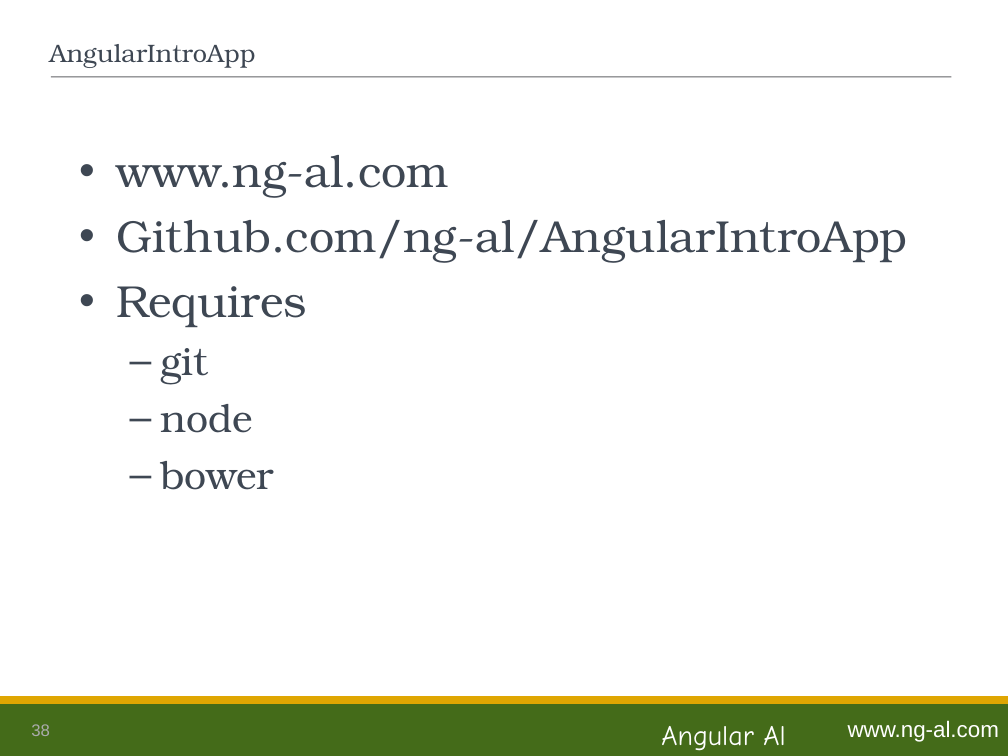
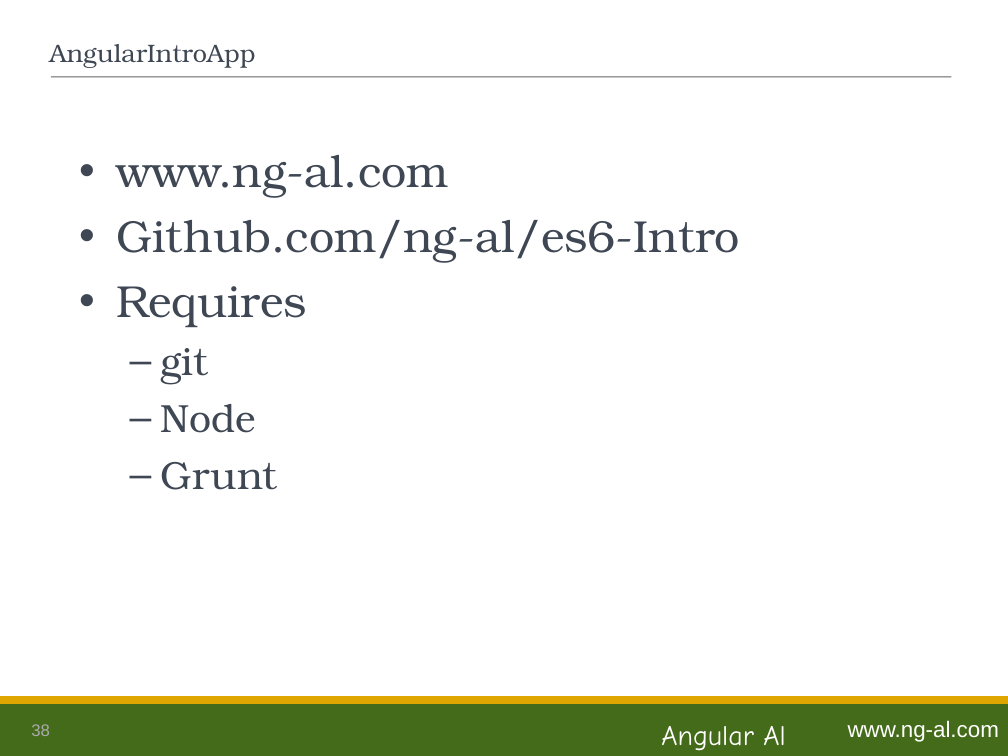
Before and after one commit to ng-al/es6-Intro, a slide deck: slide 38 of es6_Intro.ppt. Drawn at 1008x756 pixels with LibreOffice and Linux fonts; fonts in the diff are those of the drawing. Boxes give left, top, right and bottom in pixels: in the first picture for what was removed or moved away, otherwise in the second. Text is boxed around its words. In the diff, an @@ line names an element or a change of style, - is before the commit and + after.

```diff
--- a/es6_Intro.ppt
+++ b/es6_Intro.ppt
@@ text at box(117, 220, 740, 263): text changed @@
-• Github.com/ng-al/AngularIntroApp
+• Github.com/ng-al/es6-Intro
@@ text at box(161, 404, 278, 490): text changed @@
-  – node
-  – bower
+  – Node
+  – Grunt
```
Also in this commit, not shown: 7 other slides changed, 1 slide removed.
